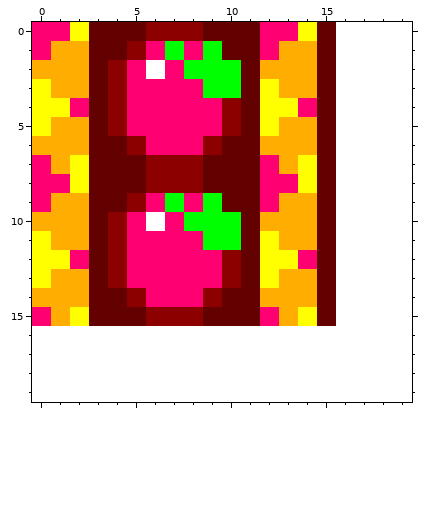
Two versions of one pixel-art sprite, resources/mapa_nivel_3/bloque_grande.png. The first picture shows the starting point.
The file is 16x16 pixels. Pixels under 10% opacity are left out. The old version is drawn lined up with the new one, on the new canvas.
And afterwards:
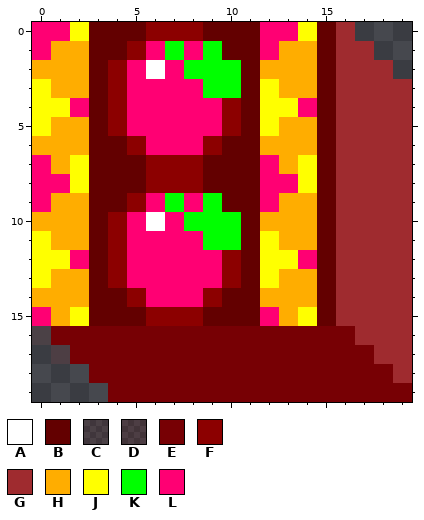
Palette (. is transparent): A #ffffff  B #630000  C #7700041a  D #77000423  E #770004  F #8c0000  G #9f2b2f  H #ffad00  J #ffff00  K #00ff00  L #ff0073
Log entry: bloques con sombras
From old to new:
canvas 16x16 -> 20x20
Changed rows in their new state; - is an unchanged pixel.
first column x 0:
 0 ----------------G---
 1 ----------------GG--
 2 ----------------GGG-
 3 ----------------GGGG
 4 ----------------GGGG
 5 ----------------GGGG
 6 ----------------GGGG
 7 ----------------GGGG
 8 ----------------GGGG
 9 ----------------GGGG
10 ----------------GGGG
11 ----------------GGGG
12 ----------------GGGG
13 ----------------GGGG
14 ----------------GGGG
15 ----------------GGGG
16 CEEEEEEEEEEEEEEEEGGG
17 -DEEEEEEEEEEEEEEEEGG
18 ---EEEEEEEEEEEEEEEEG
19 ----EEEEEEEEEEEEEEEE
Boxes around the changes in both pictures, in picture pixels (x1, y1, x2, y2):
added: (32, 22, 412, 402)
